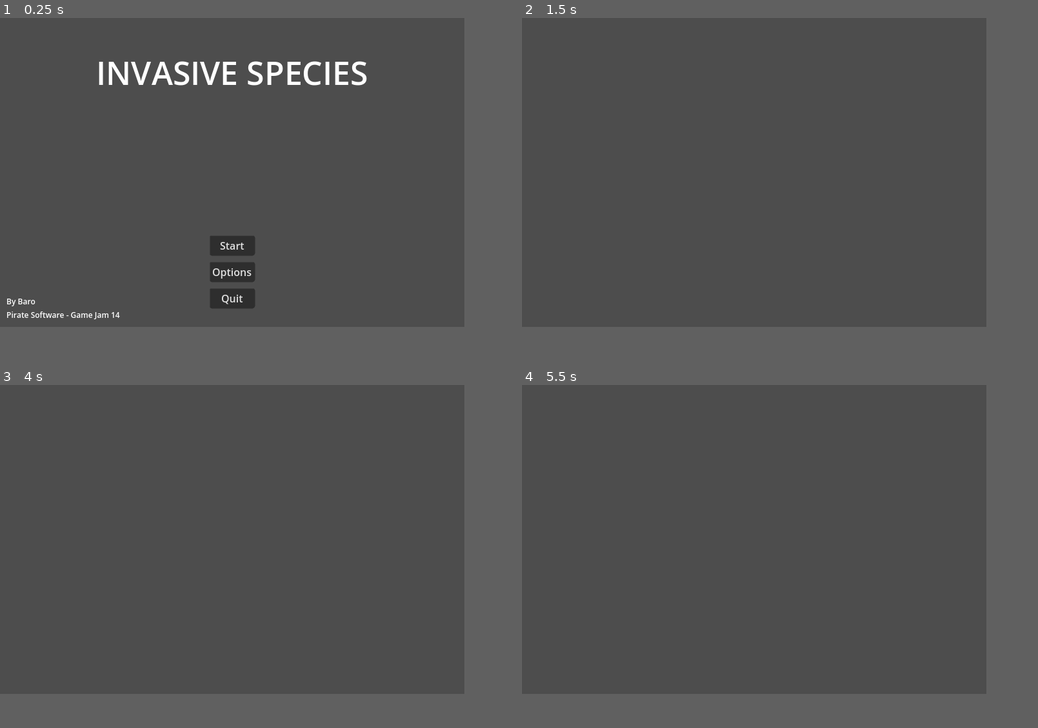
Above: before the commit, frames 1-4 (two rows, left to right).
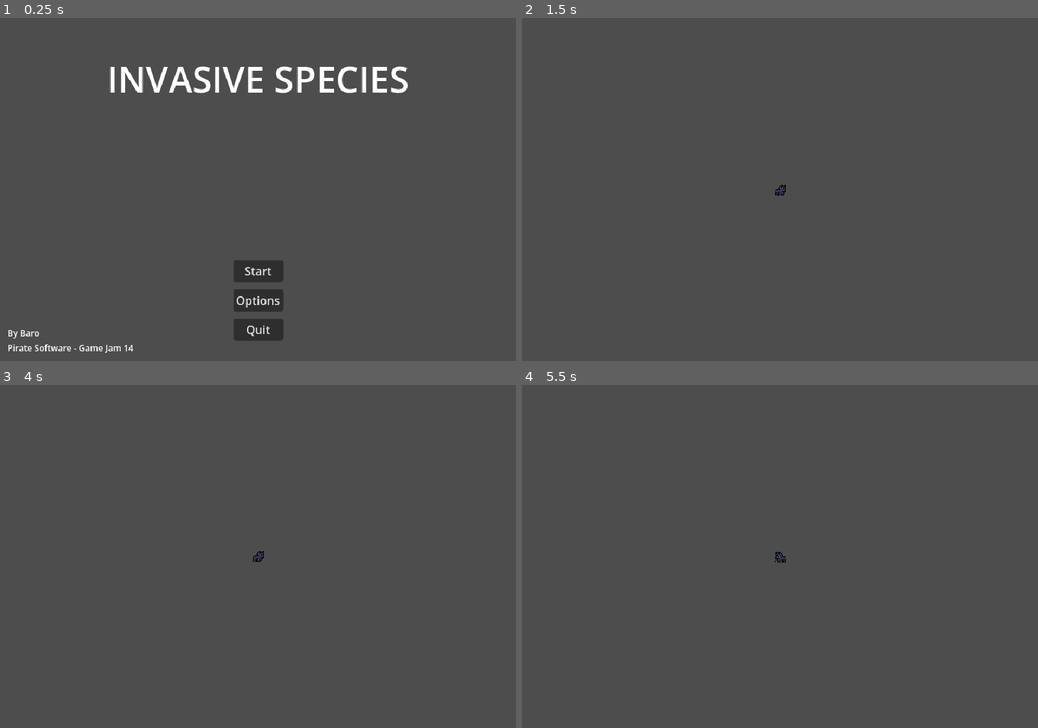
Above: after the commit, the same moments.

Repository: Barodas/game-jam-pirate-software-14
Game: Godot game, scene res://scenes/start_menu.tscn
Two runs of this game, one before a commit and one after it. Both use one fixed random seed, a clock stepped at 60 frames per second and the inputs below.
Inputs:
- Up to frame 1 (0.25 s): no input
- Up to frame 2 (1.5 s): click "Start" at 0.5 s; tap Enter at 1.25 s; hold D (move_right) from 1.28 s (still down)
- Up to frame 3 (4 s): release D (move_right) at 2.03 s; hold S (move_down) 2.03-2.78 s; tap Space at 2.75 s; hold D (move_right) 2.78-3.53 s; tap Enter at 3.5 s; hold W (move_up) from 3.53 s (still down)
- Up to frame 4 (5.5 s): release W (move_up) at 4.28 s; hold A (move_left) from 4.28 s (still down); tap Space at 5 s
In our replay, the window is 720x480 before the commit and 800x533 after it. These sizes can differ from the game's own. Grey fills any space a smaller window leaves; there, only what the larger window draws over its background counts as a difference.

The runs differ from the first frame. In frame 1, 5.5% of the frame differs, in the area x 1-80%, y 12-98%; in frame 2, less than 0.1%; in frame 3, less than 0.1%; in frame 4, less than 0.1%.

Commit message:
Created Player, added movement and animations

Diff:
--- a/project.godot
+++ b/project.godot
@@ -19,6 +19,8 @@
 
 window/size/viewport_width=720
 window/size/viewport_height=480
+window/size/window_width_override=1440
+window/size/window_height_override=960
 window/stretch/mode="viewport"
 
 [input]
--- a/scenes/level.tscn
+++ b/scenes/level.tscn
@@ -1,6 +1,10 @@
-[gd_scene load_steps=2 format=3 uid="uid://c6gl3w27mkywd"]
+[gd_scene load_steps=3 format=3 uid="uid://c6gl3w27mkywd"]
 
 [ext_resource type="Script" path="res://scenes/level.gd" id="1_j78ga"]
+[ext_resource type="PackedScene" uid="uid://bx5vu74se70ny" path="res://scenes/player.tscn" id="2_fjd1m"]
 
 [node name="Level" type="Node2D"]
 script = ExtResource("1_j78ga")
+
+[node name="Player" parent="." instance=ExtResource("2_fjd1m")]
+position = Vector2(360, 241)
--- /dev/null
+++ b/scenes/player.tscn
@@ -0,0 +1,67 @@
+[gd_scene load_steps=10 format=3 uid="uid://bx5vu74se70ny"]
+
+[ext_resource type="Script" path="res://scripts/player.gd" id="1_fxgm7"]
+[ext_resource type="Texture2D" uid="uid://p7n5wnquj1vm" path="res://assets/tiny-tiny-heroes-animals.png" id="2_bslif"]
+
+[sub_resource type="AtlasTexture" id="AtlasTexture_6lcde"]
+atlas = ExtResource("2_bslif")
+region = Rect2(64, 432, 16, 16)
+
+[sub_resource type="AtlasTexture" id="AtlasTexture_ig4it"]
+atlas = ExtResource("2_bslif")
+region = Rect2(64, 432, 16, 16)
+
+[sub_resource type="AtlasTexture" id="AtlasTexture_m38jo"]
+atlas = ExtResource("2_bslif")
+region = Rect2(80, 432, 16, 16)
+
+[sub_resource type="AtlasTexture" id="AtlasTexture_y428u"]
+atlas = ExtResource("2_bslif")
+region = Rect2(96, 432, 16, 16)
+
+[sub_resource type="AtlasTexture" id="AtlasTexture_kgwb0"]
+atlas = ExtResource("2_bslif")
+region = Rect2(112, 432, 16, 16)
+
+[sub_resource type="SpriteFrames" id="SpriteFrames_7dqis"]
+animations = [{
+"frames": [{
+"duration": 1.0,
+"texture": SubResource("AtlasTexture_6lcde")
+}],
+"loop": true,
+"name": &"idle",
+"speed": 5.0
+}, {
+"frames": [{
+"duration": 1.0,
+"texture": SubResource("AtlasTexture_ig4it")
+}, {
+"duration": 1.0,
+"texture": SubResource("AtlasTexture_m38jo")
+}, {
+"duration": 1.0,
+"texture": SubResource("AtlasTexture_y428u")
+}, {
+"duration": 1.0,
+"texture": SubResource("AtlasTexture_kgwb0")
+}],
+"loop": true,
+"name": &"walk",
+"speed": 5.0
+}]
+
+[sub_resource type="CircleShape2D" id="CircleShape2D_dc571"]
+radius = 6.0
+
+[node name="Player" type="CharacterBody2D"]
+script = ExtResource("1_fxgm7")
+
+[node name="AnimatedSprite2D" type="AnimatedSprite2D" parent="."]
+sprite_frames = SubResource("SpriteFrames_7dqis")
+animation = &"idle"
+
+[node name="CollisionShape2D" type="CollisionShape2D" parent="."]
+shape = SubResource("CircleShape2D_dc571")
+
+[node name="Camera2D" type="Camera2D" parent="."]
--- /dev/null
+++ b/scripts/player.gd
@@ -0,0 +1,21 @@
+extends CharacterBody2D
+
+@onready var _sprite = $AnimatedSprite2D
+
+const SPEED = 300.0
+
+func _process(delta):
+	if velocity.length() > 0.0:
+		_sprite.play("walk")
+	else:
+		_sprite.play("idle")
+
+	if Input.is_action_pressed("move_left"):
+		_sprite.flip_h = true
+	if Input.is_action_pressed("move_right"):
+		_sprite.flip_h = false
+
+func _physics_process(delta):
+	var direction = Input.get_vector("move_left", "move_right", "move_up", "move_down")
+	velocity = direction * (SPEED * delta)
+	move_and_slide()
Binary file added: assets/tiny-tiny-heroes-animals.png
Not shown, added: assets/tiny-tiny-heroes-animals.png.import
